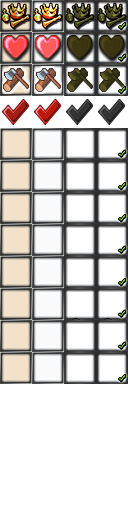
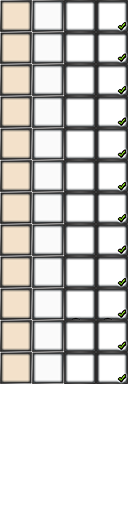
Two versions of the same layered image (128 x 512). Layer-by-layer changes:
painted on "FG" over [0, 2, 128, 128]
removed layer "Rules" over [0, 48, 128, 128]
removed layer "Forester_Yellow" (was multiply) over [64, 68, 128, 128]
removed layer "Forester" over [0, 2, 128, 128]
removed layer "Reputation_Yellow" (was multiply, 80%) over [65, 2, 127, 63]
removed layer "Reputation" over [0, 2, 128, 128]
removed layer "Honor_Yellow" (was multiply, 80%) over [65, 2, 127, 63]
removed layer "Honor" over [0, 2, 128, 128]
painted on "BG" over [0, 2, 128, 128]
